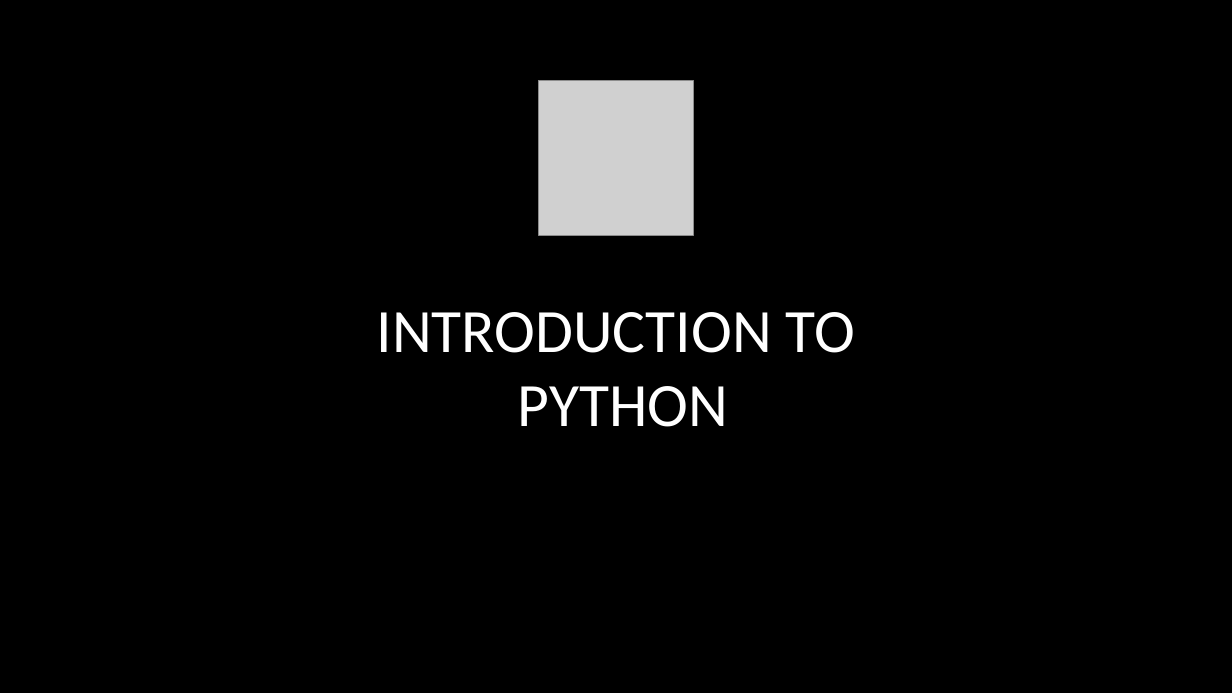
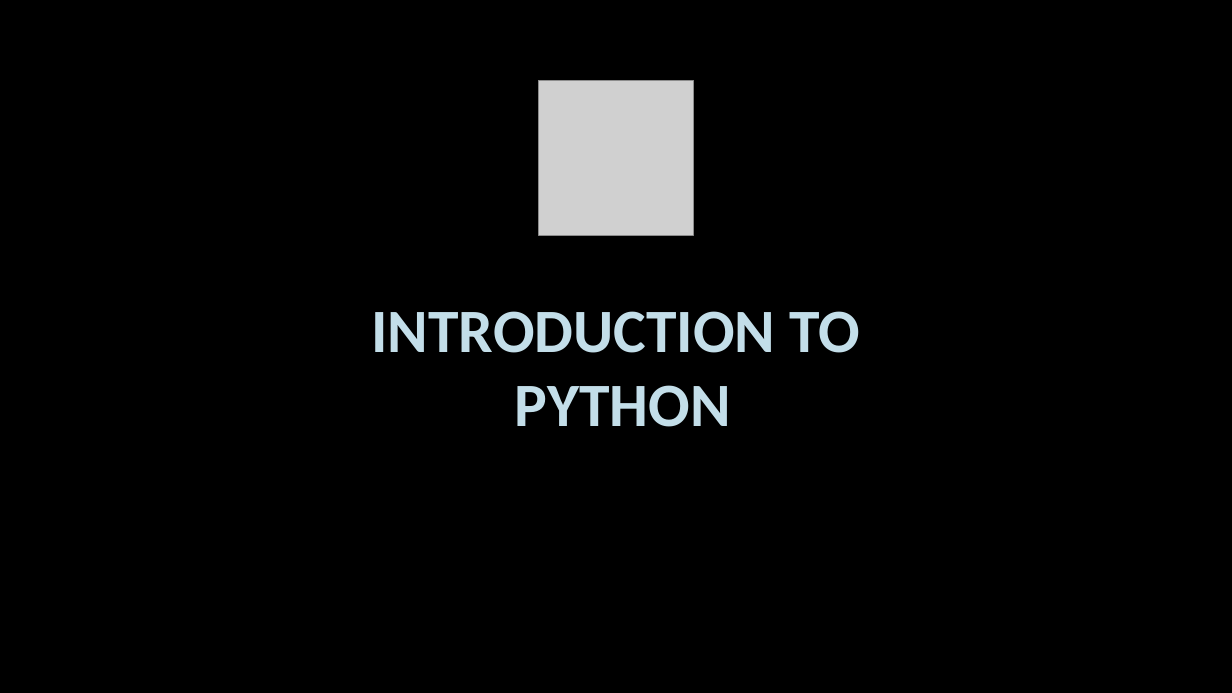
Before and after one commit to sumanpaudel1997/Python-For-Data-Science, a slide deck: slide 1 of ch_00_setup/1. Introduction to Python Programming.pptx. Drawn at 1232x693 pixels with LibreOffice and Linux fonts; fonts in the diff are those of the drawing; grey boxes stand for pictures; background and template pictures are left out. Boxes give left, top, right and bottom in pixels: in the first picture for what was removed or moved away, otherwise in the second. Text is boxed around its words. In the diff, an @@ line names an element or a change of style, - is before the commit and + after.

Commit message:
some changes

```diff
--- a/ch_00_setup/1. Introduction to Python Programming.pptx
+++ b/ch_00_setup/1. Introduction to Python Programming.pptx
@@ title "INTRODUCTION TO PYTHON" at <box>372,311,859,427</box>: text colour #FFFFFF to #C3DEE9, bold on @@
```
Also in this commit, not shown: 2 other slides changed.
